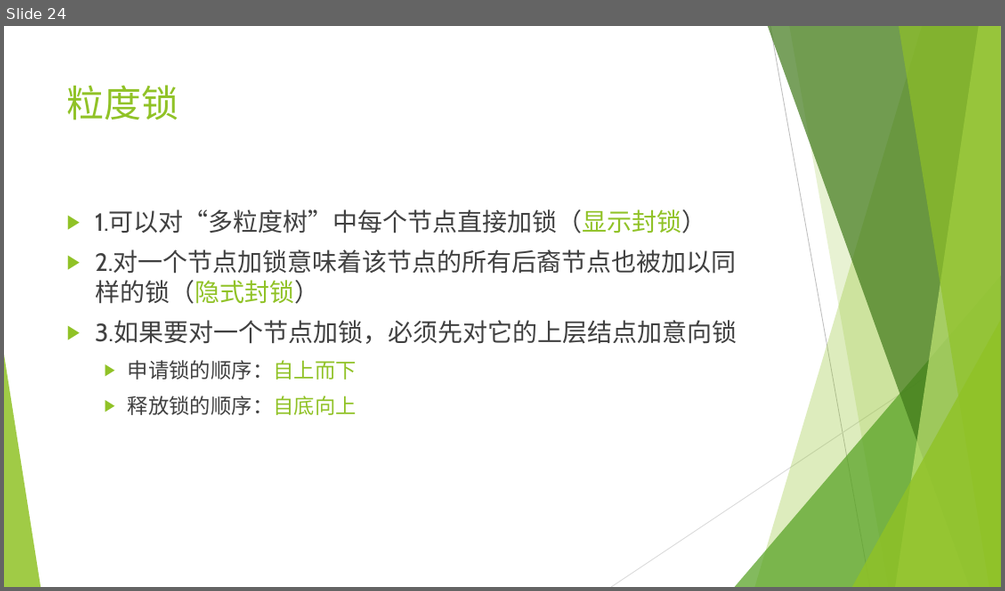
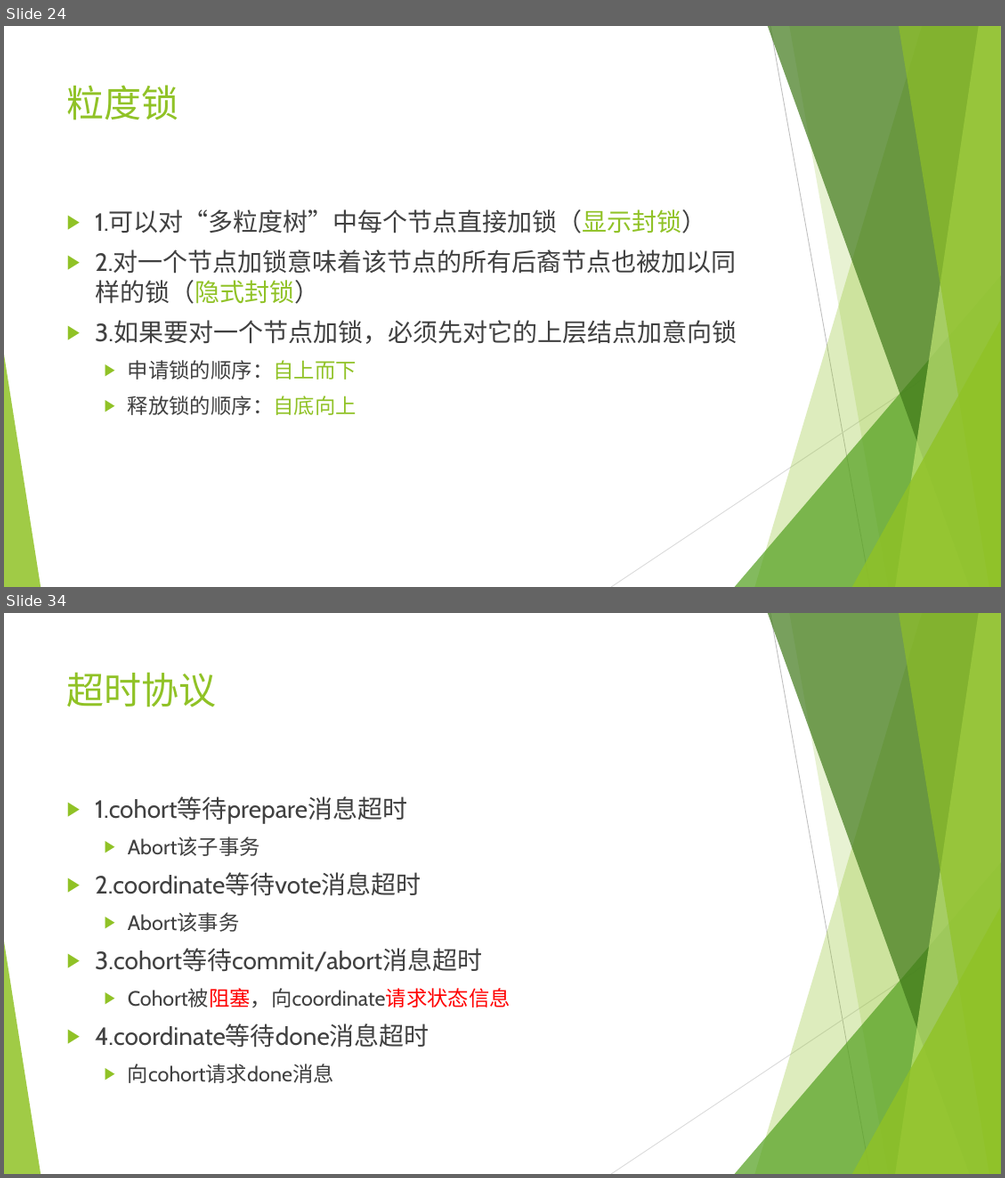
Before and after one commit to jkfhklh/database, a slide deck: 数据库 DZ1533016 刘子凡.pptx. Shown one above the other, each under a label of ours: slide 24 before the commit, slides 24 and 34 after it; the slides between them are not shown. The pictures are 1005x591 and 1005x1178 pixels, drawn with LibreOffice and Linux fonts; fonts in the diff are those of the drawing. Boxes give left, top, right and bottom in pixels: in the first picture for what was removed or moved away, otherwise in the second. Text is boxed around its words. In the diff, an @@ line names an element or a change of style, - is before the commit and + after.

```diff
--- a/数据库 DZ1533016 刘子凡.pptx
+++ b/数据库 DZ1533016 刘子凡.pptx
@@ slide 34 added at (4, 613, 1001, 1174), background #FFFFFF; not listed: 10 template elements that a slide beside it also shows @@
@@ title added at (67, 672, 217, 707), 36 pt, text #90C226 @@
+超时协议
@@ text added at (95, 797, 510, 1083), 24 pt, text #404040 @@
+▶ 1.cohort等待prepare消息超时
+  ▶ Abort该子事务
+▶ 2.coordinate等待vote消息超时
+  ▶ Abort该事务
+▶ 3.cohort等待commit/abort消息超时
+  ▶ Cohort被阻塞，向coordinate请求状态信息
+▶ 4.coordinate等待done消息超时
+  ▶ 向cohort请求done消息
```
Also in this commit, not shown: 1 slide changed, 15 other slides added, 1 other file.
